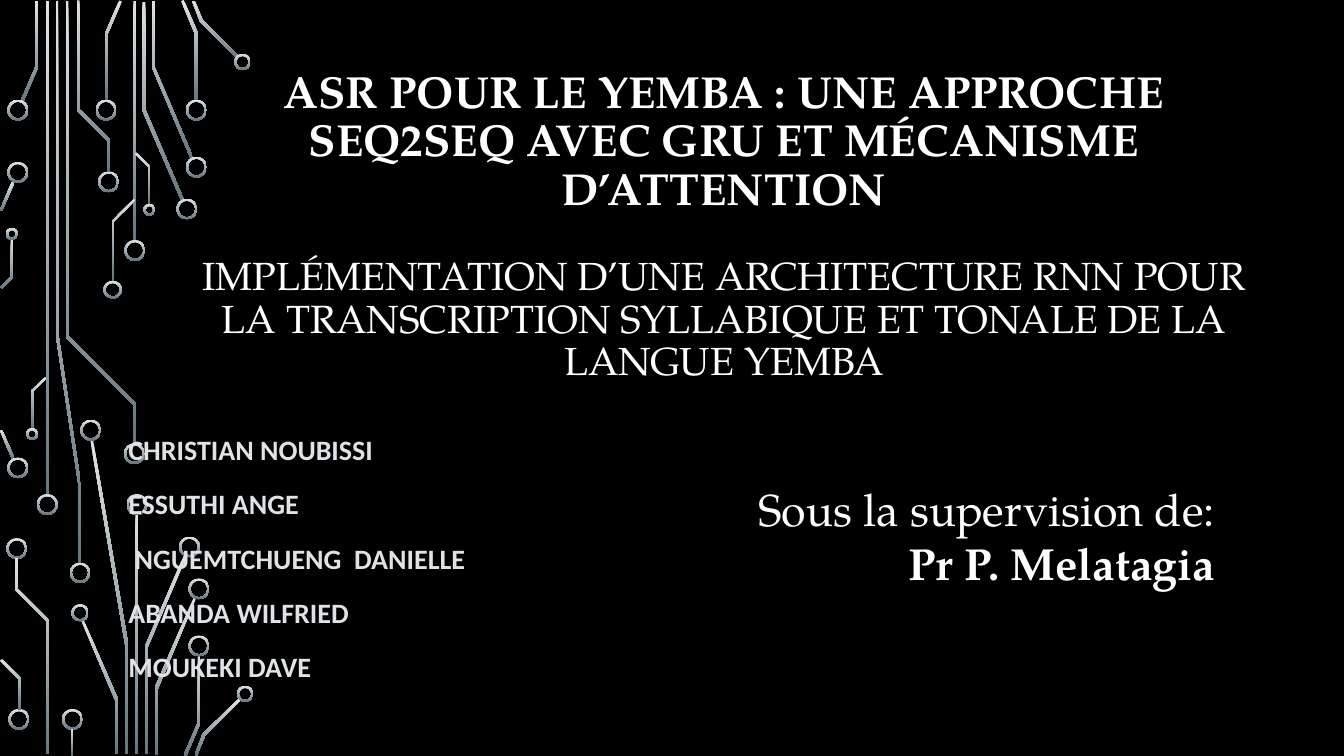
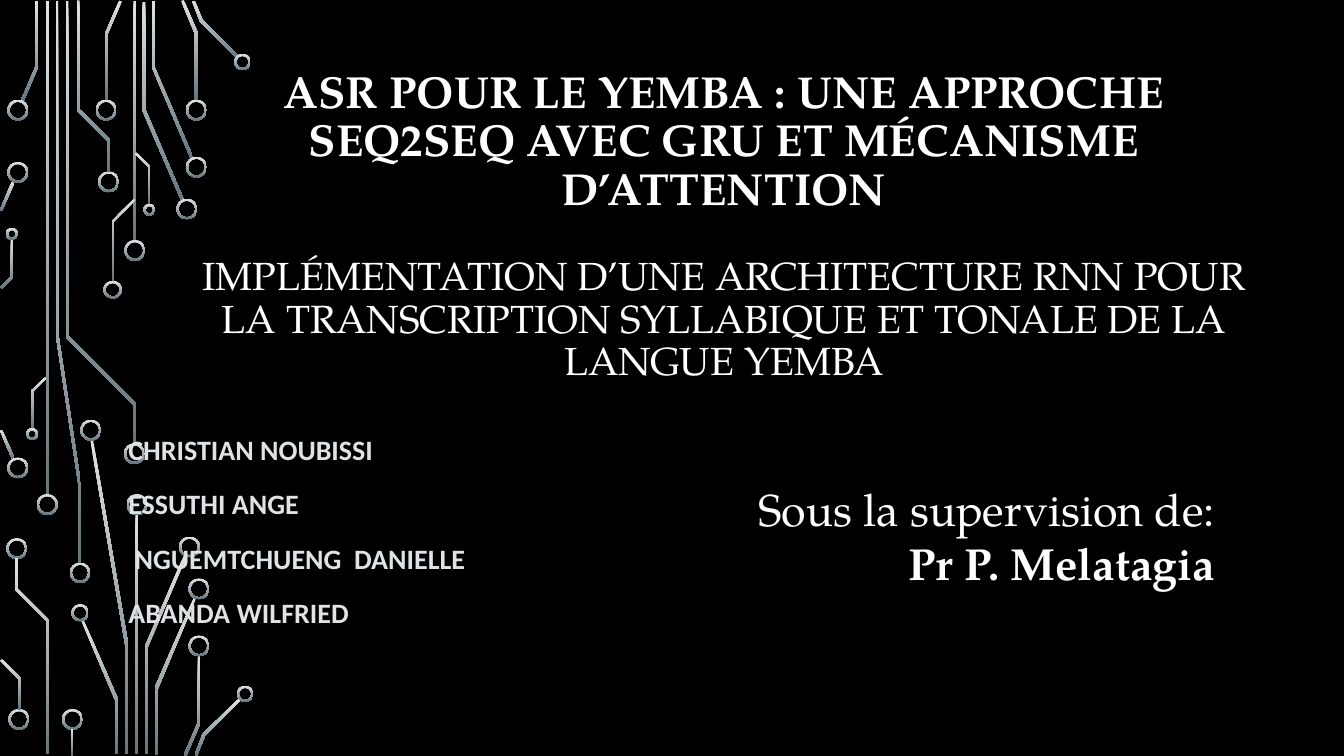
Before and after one commit to NFChristianJ/RNN-pour-ASR-en-Yemba, a slide deck: slide 1 of documentations/ASR pour le Yemba.pptx. Drawn at 1344x756 pixels with LibreOffice and Linux fonts; fonts in the diff are those of the drawing; background and template pictures are left out. Boxes give left, top, right and bottom in pixels: in the first picture for what was removed or moved away, otherwise in the second. Text is boxed around its words. In the diff, an @@ line names an element or a change of style, - is before the commit and + after.

```diff
--- a/documentations/ASR pour le Yemba.pptx
+++ b/documentations/ASR pour le Yemba.pptx
@@ subtitle at (128, 654, 311, 684): paragraph removed @@
-MOUKEKI DAVE
```
Also in this commit, not shown: 1 other file.
